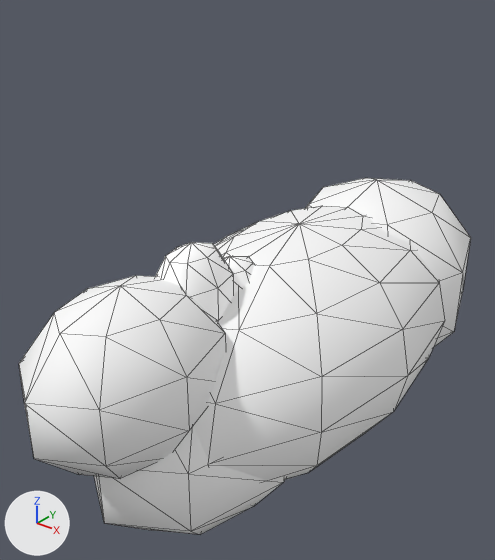
The glTF model public/models/ville_cos_fam_licorne_corps.glb as it was, and as the next commit left it.
Both versions are drawn from a 50 mm camera at (0.37, -0.547, 0.583) aimed at (-0.026, -0.051, 0.276). Lighting does not change. The marker at lower left points along +X, +Y and +Z. The older version comes first. Mesh edges are drawn as thin lines. Vertices at exactly the same position are counted once.

The first picture shows 'cos_fam_licorne_corps'.
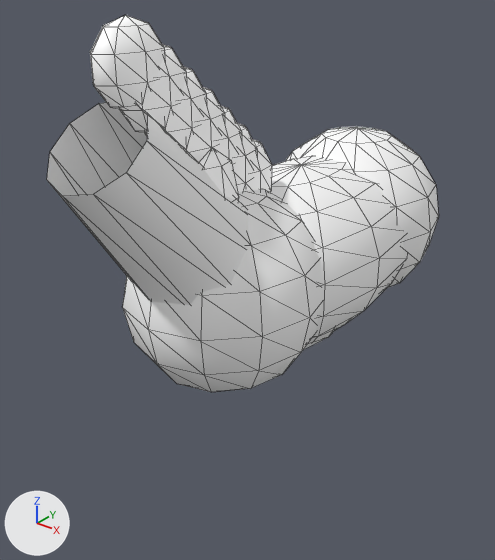
Boxes (x1, y1, x2, y2) around the edits, measured in the pictures (495 x 560 px; the box of a moved part takes in the faces that stretch with it):
'cos_fam_licorne_corps', reshaped (13% narrower): before (19, 178, 471, 535); after (47, 15, 439, 392)
part 1 of me_cos_fam_licorne_corps, moved or reshaped: before (223, 256, 255, 294); after (245, 139, 272, 192)
part 2 of me_cos_fam_licorne_corps, moved or reshaped: before (155, 242, 233, 322); after (233, 123, 257, 193)
part 3 of me_cos_fam_licorne_corps, moved or reshaped (not visible before): after (215, 106, 242, 167)
part 4 of me_cos_fam_licorne_corps, moved or reshaped: before (19, 275, 226, 479); after (184, 87, 225, 162)
part 5 of me_cos_fam_licorne_corps, moved or reshaped (not visible before): after (145, 67, 207, 148)
part 6 of me_cos_fam_licorne_corps, moved or reshaped: before (94, 426, 287, 535); after (120, 44, 187, 133)
part 7 of me_cos_fam_licorne_corps, moved or reshaped (not visible before): after (90, 15, 165, 109)
part 8 of me_cos_fam_licorne_corps, added: after (199, 148, 239, 200)
part 9 of me_cos_fam_licorne_corps, added: after (270, 156, 405, 343)
part 10 of me_cos_fam_licorne_corps, added: after (123, 189, 323, 392)
part 11 of me_cos_fam_licorne_corps, added: after (286, 127, 439, 288)
part 12 of me_cos_fam_licorne_corps, added (mostly hidden): after (304, 331, 334, 349)
part 13 of me_cos_fam_licorne_corps, added: after (47, 103, 250, 305)
part 14 of me_cos_fam_licorne_corps, deleted: before (193, 178, 471, 481)

The change in detail:
me_cos_fam_licorne_corps is used by ob_cos_fam_licorne_corps; location (0.0, 0.0, 0.0).
me_cos_fam_licorne_corps had 416 vertices, 680 faces and spanned x -0.136..0.136, y -0.335..0.312, z 0.07..0.36.
me_cos_fam_licorne_corps now has 713 vertices, 1200 faces and spans x -0.097..0.097, y -0.282..0.205, z 0.203..0.542.
me_cos_fam_licorne_corps part 1: the loose piece of 39 vertices spanning x -0.029..0.029, y -0.153..-0.067, z 0.23..0.33 is scaled about its middle by (0.6, 0.756, 0.8), then moved by (0.0, 0.022, 0.115).
me_cos_fam_licorne_corps part 2: the loose piece of 39 vertices spanning x -0.029..0.029, y -0.203..-0.117, z 0.26..0.36 is scaled about its middle by (0.6, 0.756, 0.773), then moved by (0.0, 0.051, 0.104).
me_cos_fam_licorne_corps part 3: the loose piece of 39 vertices spanning x -0.029..0.029, y -0.103..-0.017, z 0.2..0.3 is scaled about its middle by (0.6, 0.756, 0.747), then moved by (0.0, -0.07, 0.183).
me_cos_fam_licorne_corps part 4: the loose piece of 39 vertices spanning x -0.067..0.067, y -0.335..-0.145, z 0.19..0.35 is scaled about its middle by (0.257, 0.34, 0.45), then moved by (0.0, 0.089, 0.183), in mat_glow (white #ffffff).
me_cos_fam_licorne_corps part 5: the loose piece of 39 vertices spanning x -0.029..0.029, y -0.053..0.033, z 0.17..0.27 is scaled about its middle by (0.6, 0.756, 0.693), then moved by (0.0, -0.163, 0.252).
me_cos_fam_licorne_corps part 6: the loose piece of 39 vertices spanning x -0.09..0.09, y -0.281..-0.007, z 0.07..0.27 is scaled about its middle by (0.189, 0.236, 0.333), then moved by (0.0, -0.05, 0.321), in mat_glow (white #ffffff).
me_cos_fam_licorne_corps part 7: the loose piece of 39 vertices spanning x -0.029..0.029, y -0.003..0.083, z 0.14..0.24 is scaled about its middle by (0.6, 0.756, 0.64), then moved by (0.0, -0.255, 0.32).
me_cos_fam_licorne_corps part 8: a new loose piece, a UV sphere (6 segments, 4 rings, poles along z) spanning x 0.014..0.038, y -0.184..-0.136, z 0.355..0.445, in mat_glow (white #ffffff).
me_cos_fam_licorne_corps part 9: a new loose piece of 135 vertices spanning x -0.094..0.094, y -0.182..0.182, z 0.21..0.39, in mat_flat.
me_cos_fam_licorne_corps part 10: a new loose piece of 93 vertices spanning x -0.092..0.092, y -0.215..-0.015, z 0.203..0.397, in mat_flat.
me_cos_fam_licorne_corps part 11: a new loose piece of 93 vertices spanning x -0.097..0.097, y 0.005..0.205, z 0.213..0.407, in mat_flat.
me_cos_fam_licorne_corps part 12: a new loose piece of 57 vertices spanning x -0.07..0.07, y -0.163..0.103, z 0.21..0.29, in mat_flat.
me_cos_fam_licorne_corps part 13: a new loose piece of 22 vertices spanning x -0.059..0.059, y -0.282..-0.093, z 0.29..0.487, in mat_flat.
Part 14, on me_cos_fam_licorne_corps:
143 vertices are removed from x -0.136..0.136, y -0.256..0.312, z 0.072..0.335.
232 faces are deleted.
Other edits to the shape of me_cos_fam_licorne_corps do not show in these pictures.
